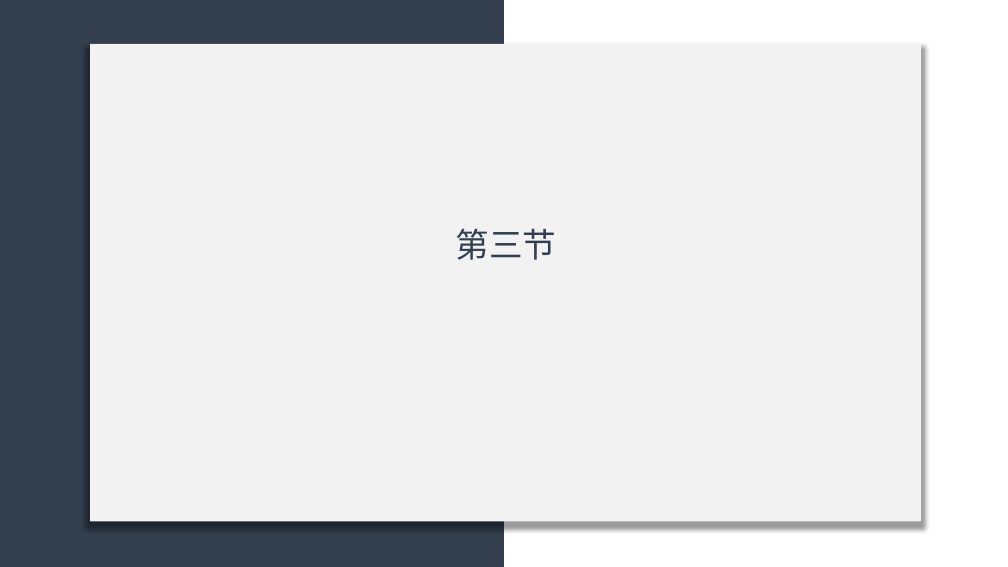
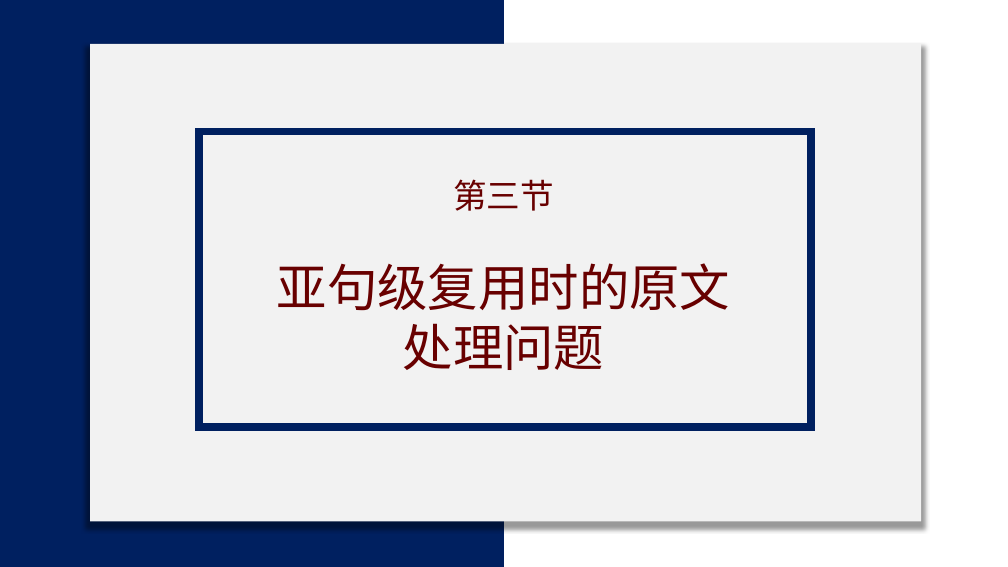
Before and after one commit to licheng0573/RosettaStone, a slide deck: slide 17 of 二组展示_10_24.pptx (slide 10 before the commit). Drawn at 1008x567 pixels with LibreOffice and Linux fonts; fonts in the diff are those of the drawing. Boxes give left, top, right and bottom in pixels: in the first picture for what was removed or moved away, otherwise in the second. Text is boxed around its words. In the diff, an @@ line names an element or a change of style, - is before the commit and + after.

```diff
--- a/二组展示_10_24.pptx
+++ b/二组展示_10_24.pptx
@@ rectangle at <box>0,0,504,567</box>: fill #333F50 to #002060 @@
@@ rectangle added at <box>199,132,811,427</box>, outline #002060 7.5 pt @@
@@ text "第三节": place and size @@
-text "第三节" at <box>455,228,556,260</box>
+text "第三节" at <box>277,179,731,370</box>
@@ text at <box>453,179,554,211</box>: text colour #333F50 to #680000 in "第三节"; alignment left to centre @@
@@ text at <box>277,263,731,370</box>: paragraph added @@
+亚句级复用时的原文处理问题
```
Also in this commit, not shown: 9 other slides changed, 10 slides added, 8 slides removed, 2 other files.
